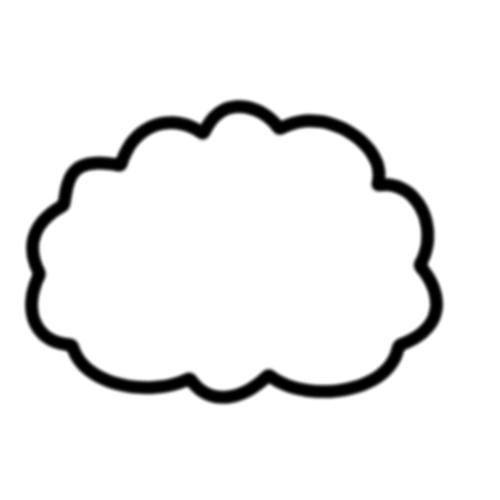
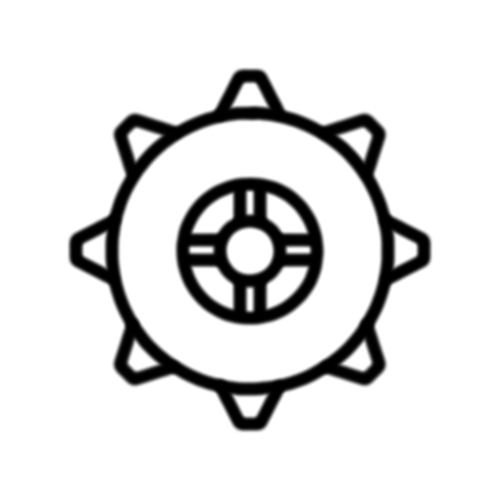
Layers edited between the first and the second w=500, h=500 image:
hid group "cloud" (2 layers) over 22, 67, 446, 433
added group "cog" with 2 layers above "Layer Group #13" over 22, 67, 446, 433
added layer "Layer #54" in group "cog" over 66, 67, 434, 433
added layer "Layer #53" in group "cog" over 22, 67, 446, 433
